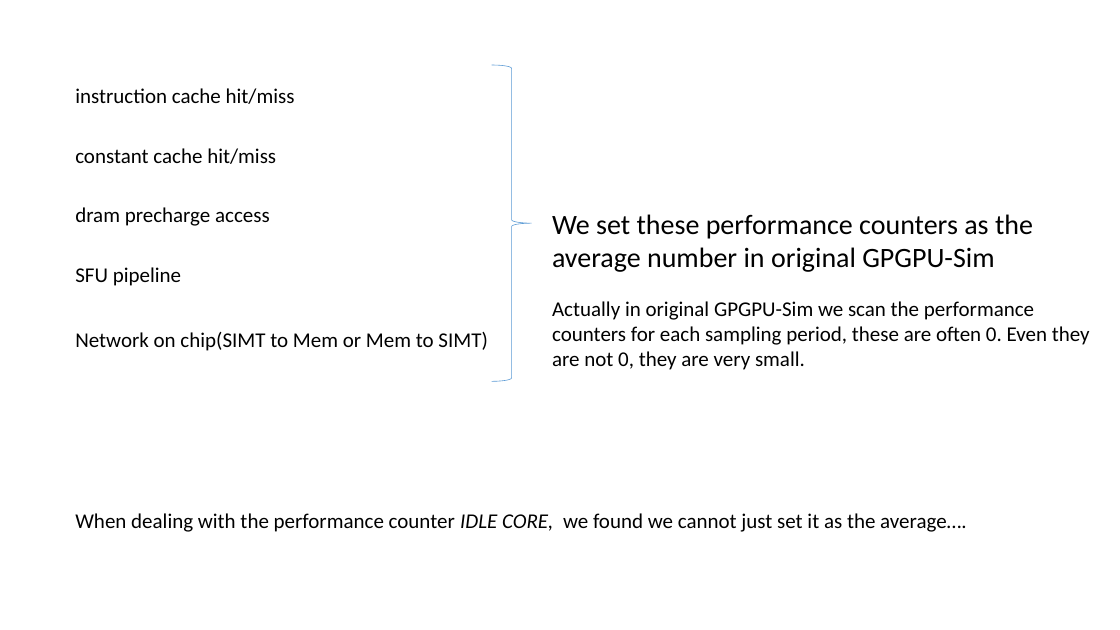
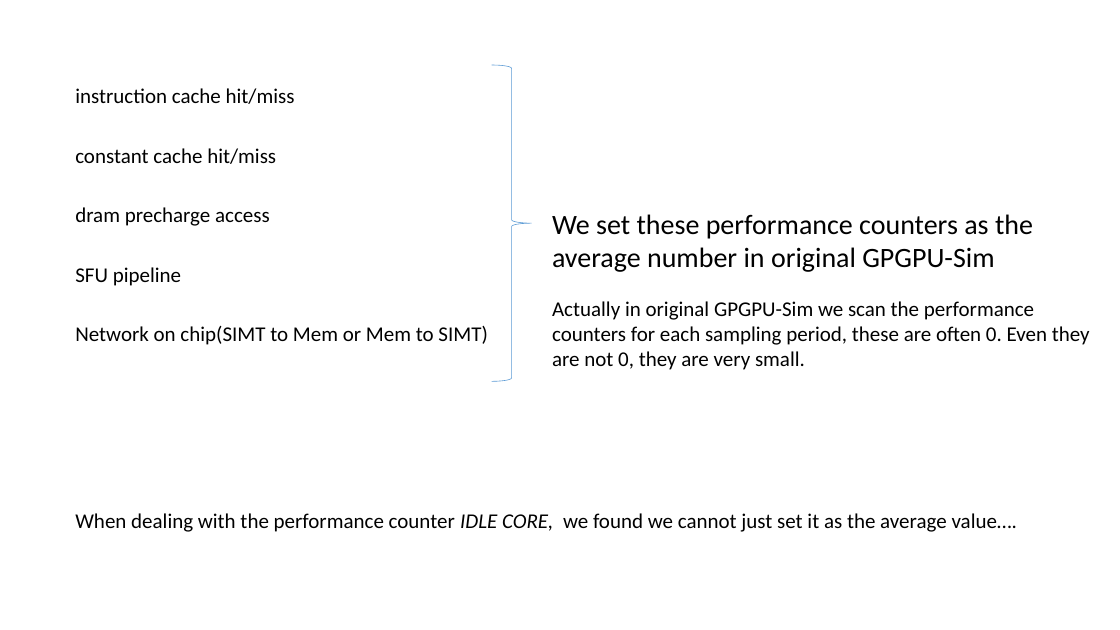
Before and after one commit to shenzongyi1997/GPU_learning, a slide deck: slide 18 of presentation/Shen Zongyi.pptx. Drawn at 1120x630 pixels with LibreOffice and Linux fonts; fonts in the diff are those of the drawing. Boxes give left, top, right and bottom in pixels: in the first picture for what was removed or moved away, otherwise in the second. Text is boxed around its words. In the diff, an @@ line names an element or a change of style, - is before the commit and + after.

```diff
--- a/presentation/Shen Zongyi.pptx
+++ b/presentation/Shen Zongyi.pptx
@@ text "Network on chip(SIMT to Mem ...": place and size @@
-text "Network on chip(SIMT to Mem ..." at (75, 332, 487, 351)
+text "Network on chip(SIMT to Mem ..." at (75, 326, 487, 345)
@@ text at (75, 513, 1017, 532): text changed @@
-When dealing with the performance counter IDLE CORE, we found we cannot just set it as the average….
+When dealing with the performance counter IDLE CORE, we found we cannot just set it as the average value….
```
Also in this commit, not shown: 13 other slides changed, 1 slide added.
